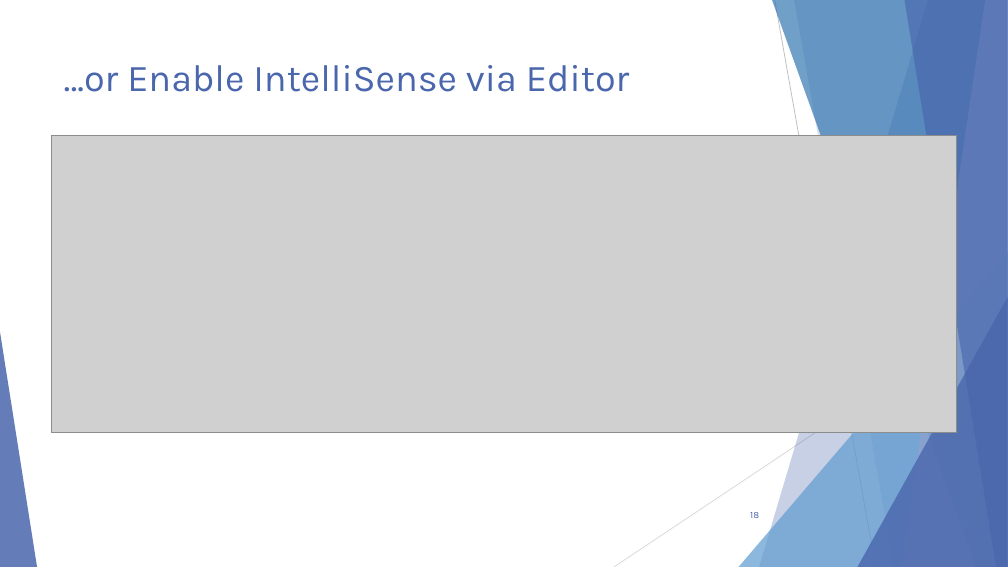
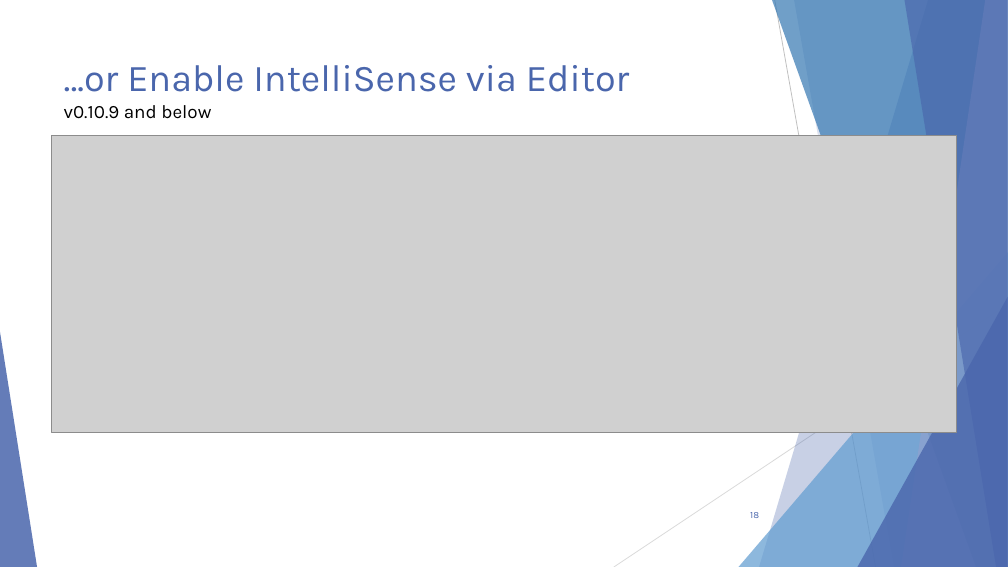
Before and after one commit to scottaddie/slide-decks, a slide deck: slide 18 of Intro to JavaScript Tooling in VS Code - MKEJS.pptx. Drawn at 1008x567 pixels with LibreOffice and Linux fonts; fonts in the diff are those of the drawing; grey boxes stand for pictures. Boxes give left, top, right and bottom in pixels: in the first picture for what was removed or moved away, otherwise in the second. Text is boxed around its words. In the diff, an @@ line names an element or a change of style, - is before the commit and + after.

```diff
--- a/Intro to JavaScript Tooling in VS Code - MKEJS.pptx
+++ b/Intro to JavaScript Tooling in VS Code - MKEJS.pptx
@@ title at bbox=[64, 65, 629, 119]: text changed @@
-…or Enable IntelliSense via Editor
+…or Enable IntelliSense via Editor
+v0.10.9 and below
```
Also in this commit, not shown: 3 other slides changed, 1 slide added, 1 slide removed.
